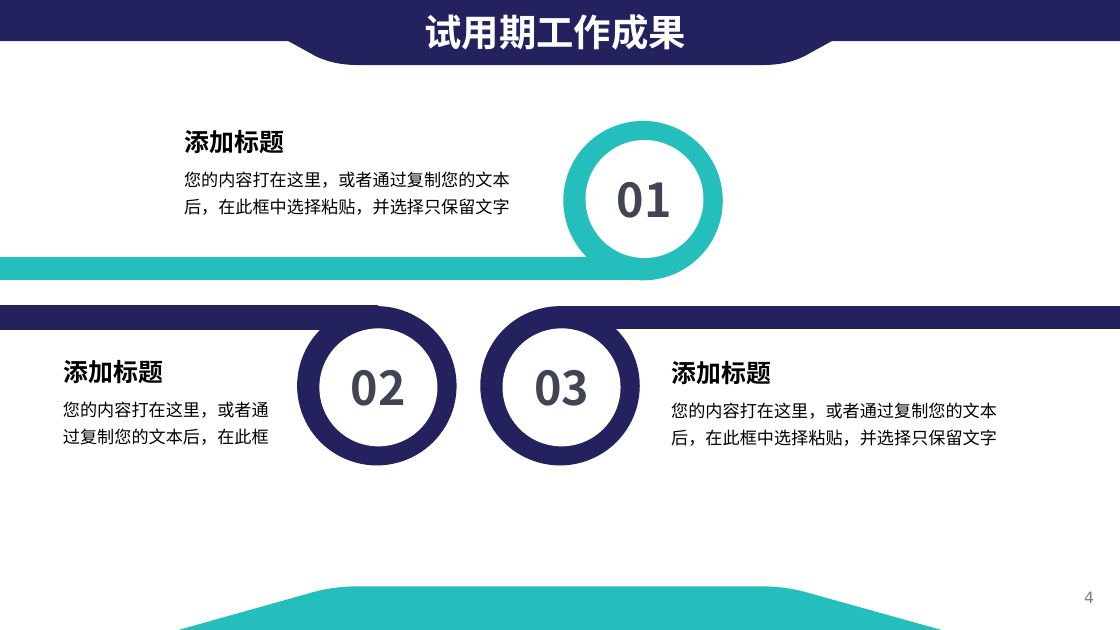
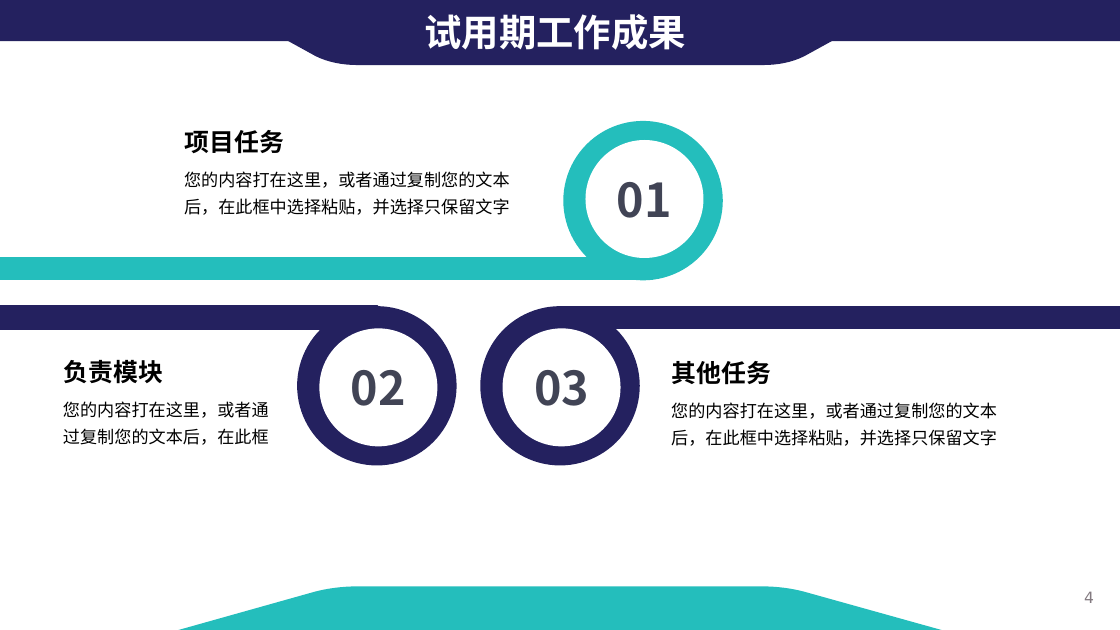
Before and after one commit to careyke/zhuangzheng, a slide deck: slide 4 of 转正评审-柯创.pptx. Drawn at 1120x630 pixels with LibreOffice and Linux fonts; fonts in the diff are those of the drawing; background and template pictures are left out. Boxes give left, top, right and bottom in pixels: in the first picture for what was removed or moved away, otherwise in the second. Text is boxed around its words. In the diff, an @@ line names an element or a change of style, - is before the commit and + after.

Commit message:
1221

```diff
--- a/转正评审-柯创.pptx
+++ b/转正评审-柯创.pptx
@@ text at (185, 130, 284, 154): text changed @@
-添加标题
+项目任务
@@ text at (64, 360, 163, 384): text changed @@
-添加标题
+负责模块
@@ text at (672, 361, 771, 385): text changed @@
-添加标题
+其他任务
```
Also in this commit, not shown: 3 other slides changed, 5 slides added, 1 slide removed.
